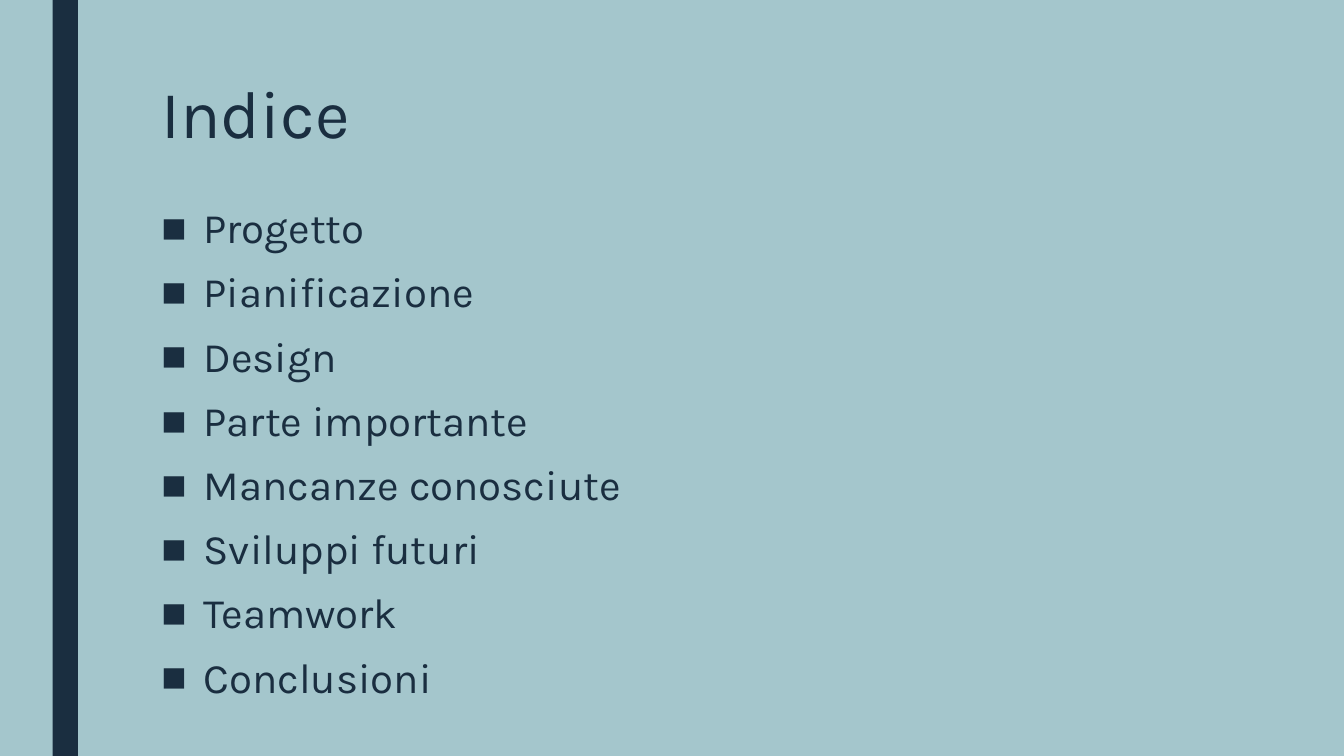
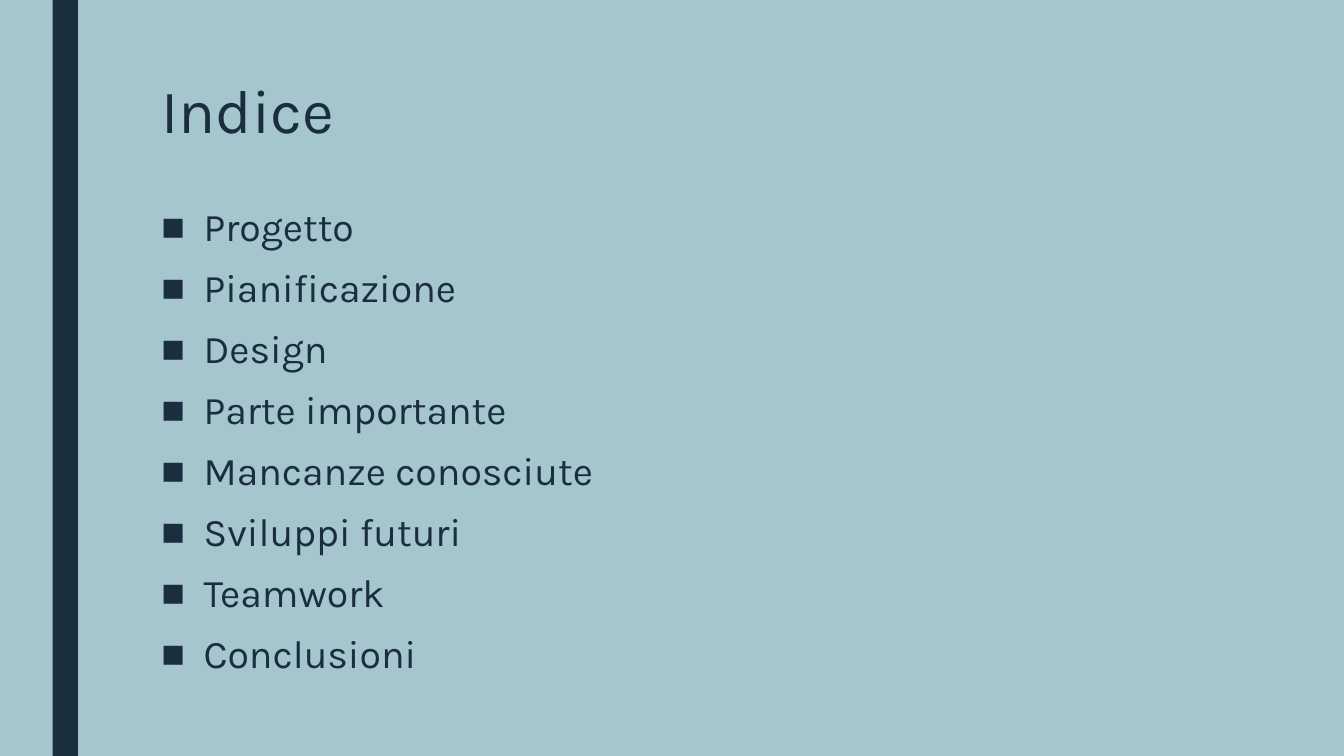
Before and after one commit to ChristianMongaSAMT/Wordcloud-generator, a slide deck: slide 2 of 9_Presentazione/Wordcloud generator.pptx. Drawn at 1344x756 pixels with LibreOffice and Linux fonts; fonts in the diff are those of the drawing. Boxes give left, top, right and bottom in pixels: in the first picture for what was removed or moved away, otherwise in the second. Text is boxed around its words. In the diff, an @@ line names an element or a change of style, - is before the commit and + after.

```diff
--- a/9_Presentazione/Wordcloud generator.pptx
+++ b/9_Presentazione/Wordcloud generator.pptx
@@ title "Indice" at bbox=[161, 90, 334, 134]: size 48 to 44 pt @@
@@ text "Progetto" at bbox=[204, 216, 593, 669]: size 30 to 28 pt @@
```
Also in this commit, not shown: 11 other slides changed, 1 slide added, 1 other file.
